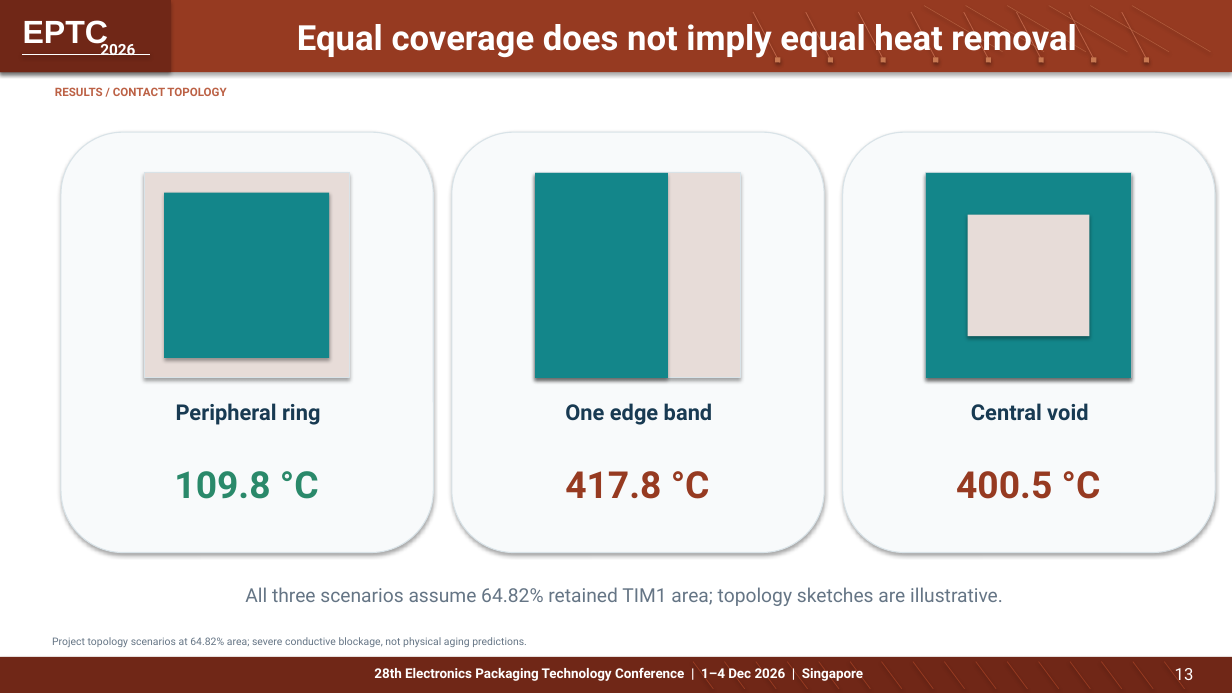
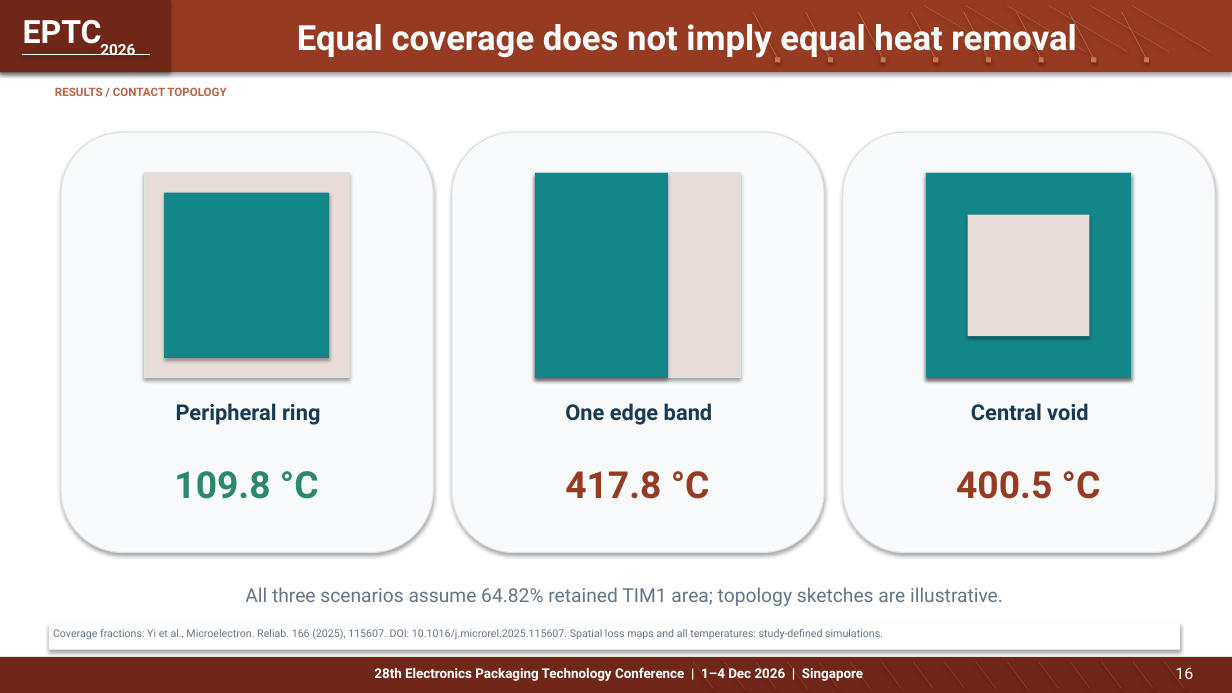
Before and after one commit to Makise-okabe/EPTC, a slide deck: slide 16 of presentations/EPTC_2026_Student_Innovation_Challenge_Presentation.pptx (slide 13 before the commit). Drawn at 1232x693 pixels with LibreOffice and Linux fonts; fonts in the diff are those of the drawing. Boxes give left, top, right and bottom in pixels: in the first picture for what was removed or moved away, otherwise in the second. Text is boxed around its words. In the diff, an @@ line names an element or a change of style, - is before the commit and + after.

```diff
--- a/presentations/EPTC_2026_Student_Innovation_Challenge_Presentation.pptx
+++ b/presentations/EPTC_2026_Student_Innovation_Challenge_Presentation.pptx
@@ text "EPTC" at (23, 20, 102, 48): font Arial to Roboto @@
@@ rectangle added at (49, 623, 1180, 650), fill #FFFFFF @@
@@ text added at (53, 629, 883, 639), 8.3 pt, text #657585 @@
+Coverage fractions: Yi et al., Microelectron. Reliab. 166 (2025), 115607. DOI: 10.1016/j.microrel.2025.115607. Spatial loss maps and all temperatures: study-defined simulations.
@@ text removed at (52, 637, 527, 647) @@
-Project topology scenarios at 64.82% area; severe conductive blockage, not physical aging predictions.
@@ text at (1175, 667, 1193, 679): text changed; size 13 to 12.5 pt @@
-13
+16
```
Also in this commit, not shown: 29 other slides changed, 5 slides added.
